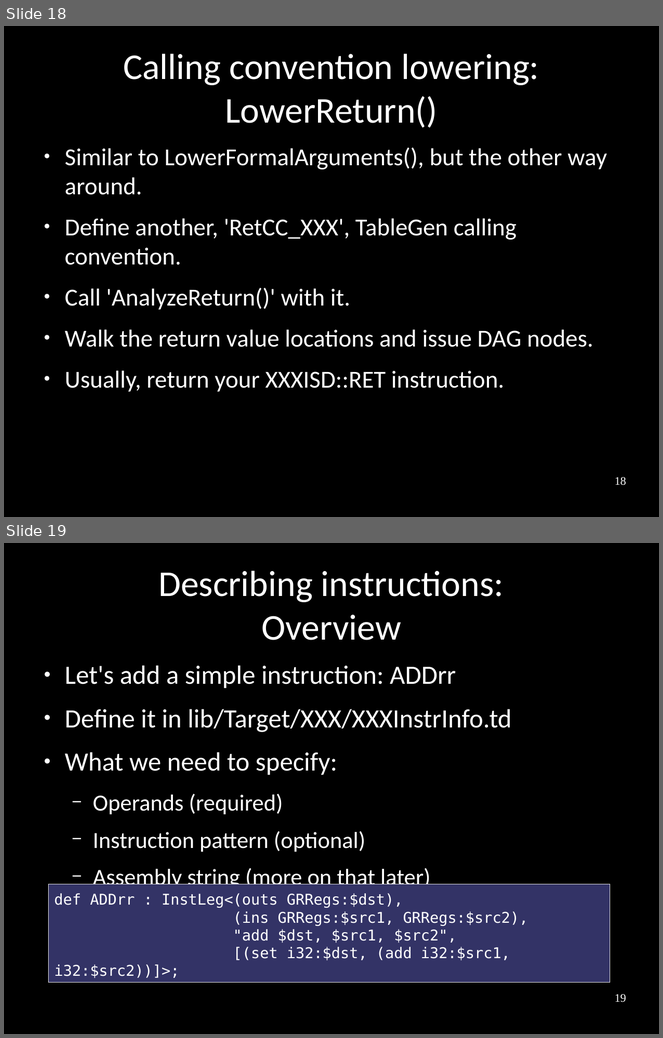
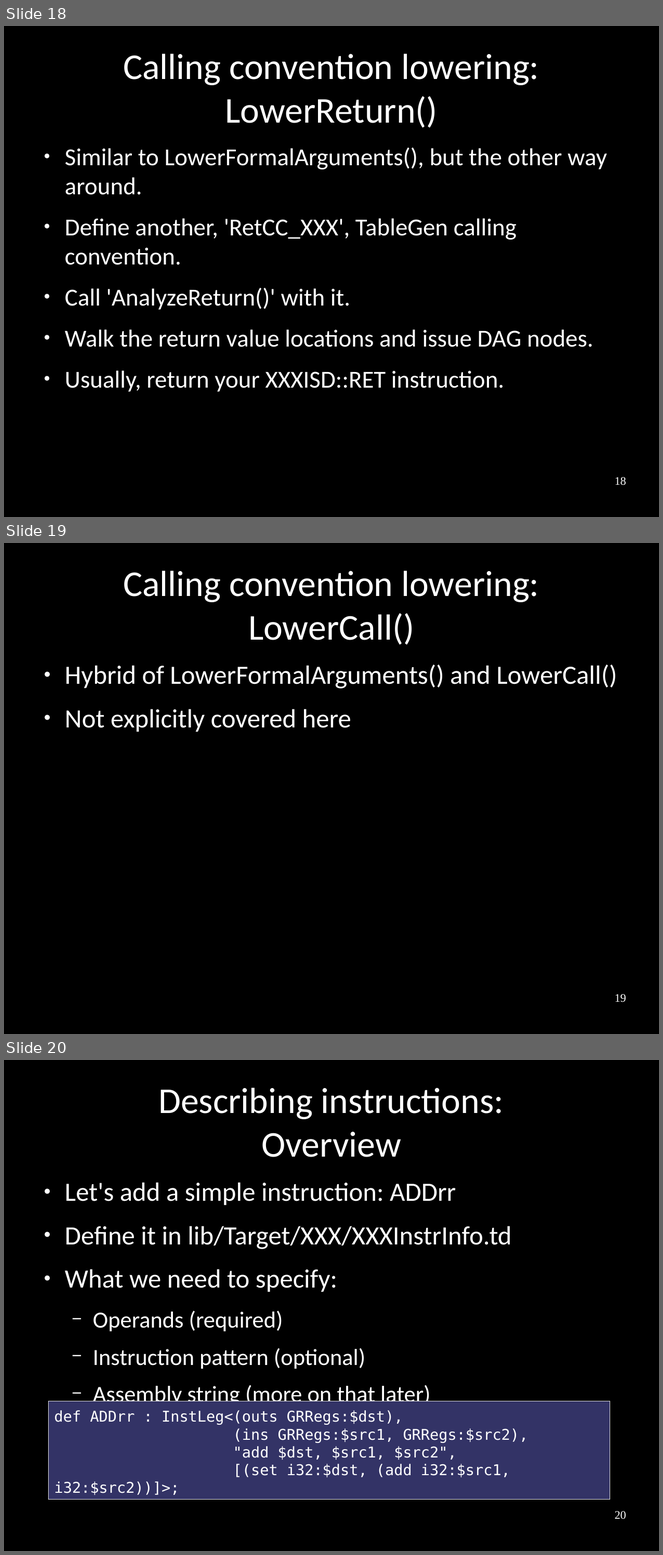
Before and after one commit to frasercrmck/llvm-leg, a slide deck: docs/Codeplay/Slides.odp. Shown one above the other, each under a label of ours: slides 18 and 19 before the commit, slides 18, 19 and 20 after it. The pictures are 663x1038 and 663x1555 pixels, drawn with LibreOffice and Linux fonts; fonts in the diff are those of the drawing. Boxes give left, top, right and bottom in pixels: in the first picture for what was removed or moved away, otherwise in the second. Text is boxed around its words. In the diff, an @@ line names an element or a change of style, - is before the commit and + after.

Commit message:
More slide work

```diff
--- a/docs/Codeplay/Slides.odp
+++ b/docs/Codeplay/Slides.odp
@@ slide 19 added at (x1=4, y1=543, x2=659, y2=1034), background #000000 @@
@@ title added at (x1=123, y1=571, x2=539, y2=645), 44 pt, text #FFFFFF @@
+Calling convention lowering: LowerCall()
@@ text added at (x1=65, y1=665, x2=617, y2=732), 32 pt, text #FFFFFF @@
+● Hybrid of LowerFormalArguments() and LowerCall()
+● Not explicitly covered here
@@ page number added at (x1=615, y1=994, x2=626, y2=1003), 14 pt, text #FFFFFF @@
+19
@@ what was slide 19 is now slide 20 @@
@@ page number at (x1=615, y1=1511, x2=626, y2=1520): text changed @@
-19
+20
```
